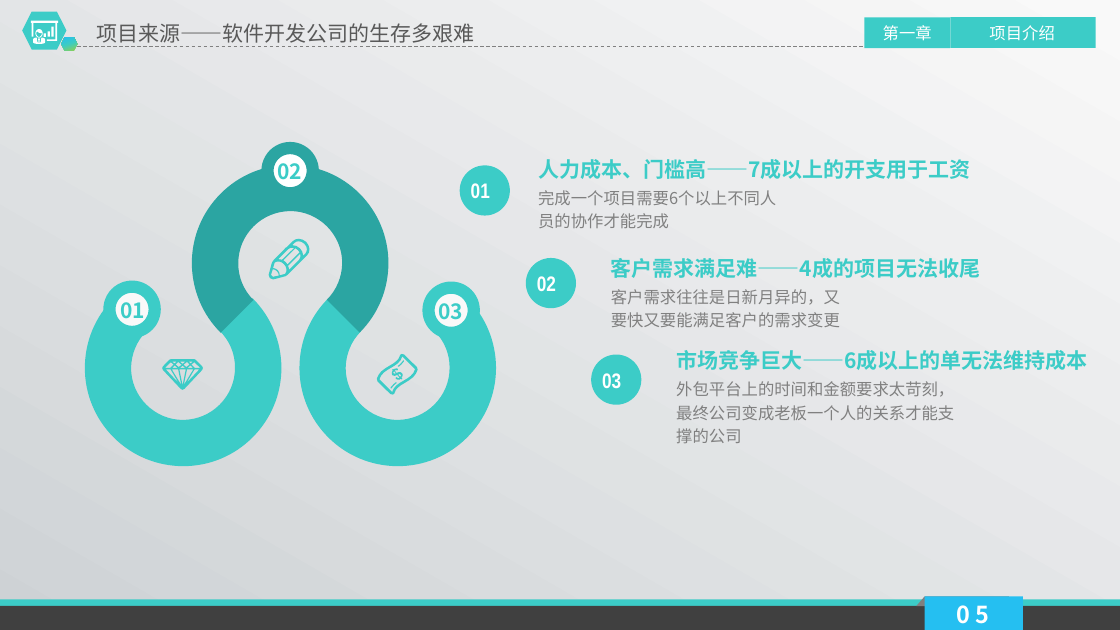
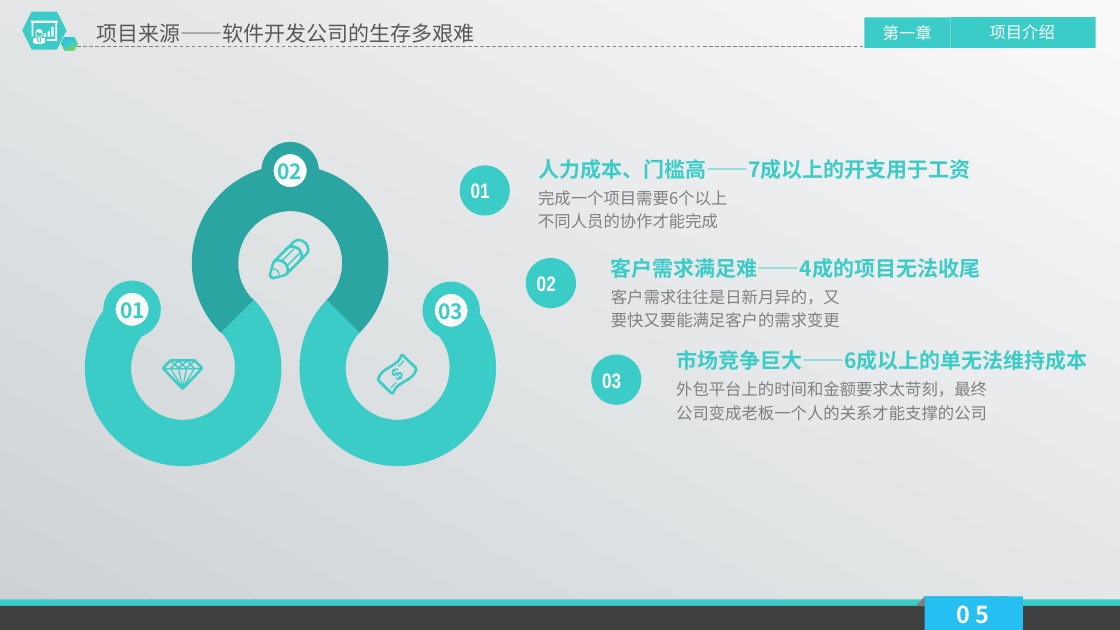
Before and after one commit to alucard263096/BP, a slide deck: slide 5 of 云易创云开发平台商业计划书.pptx. Drawn at 1120x630 pixels with LibreOffice and Linux fonts; fonts in the diff are those of the drawing. Boxes give left, top, right and bottom in pixels: in the first picture for what was removed or moved away, otherwise in the second. Text is boxed around its words. In the diff, an @@ line names an element or a change of style, - is before the commit and + after.

```diff
--- a/云易创云开发平台商业计划书.pptx
+++ b/云易创云开发平台商业计划书.pptx
@@ text at [538,190,727,228]: text changed; text colour #808080 to #7F7F7F @@
-完成一个项目需要6个以上不同人员的协作才能完成
+完成一个项目需要6个以上
+不同人员的协作才能完成
@@ text "外包平台上的时间和金额要求太苛刻，最终公司变成老板一个人的关系才能支撑的公司" at [676,381,987,420]: text colour #808080 to #7F7F7F @@
```
Also in this commit, not shown: 33 other slides changed.
